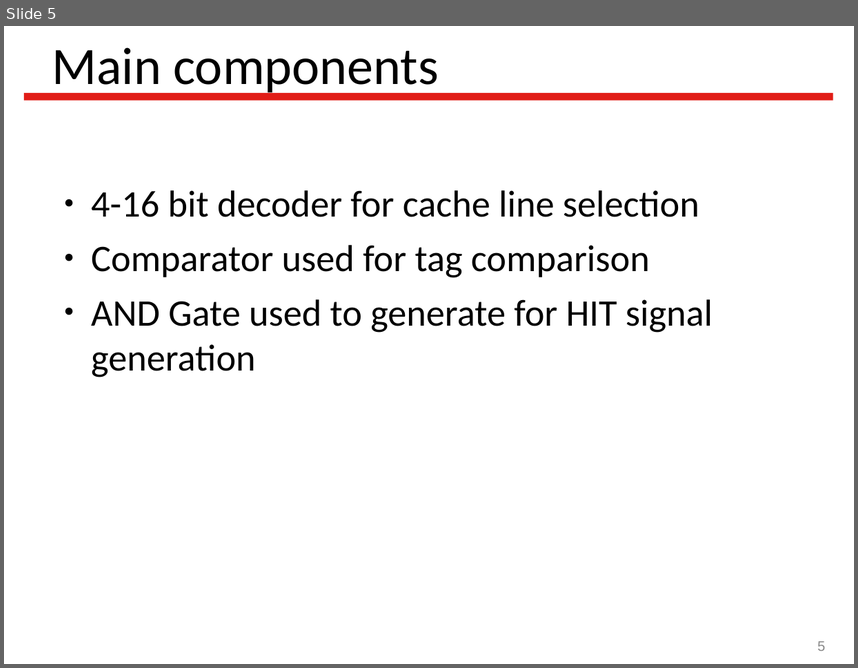
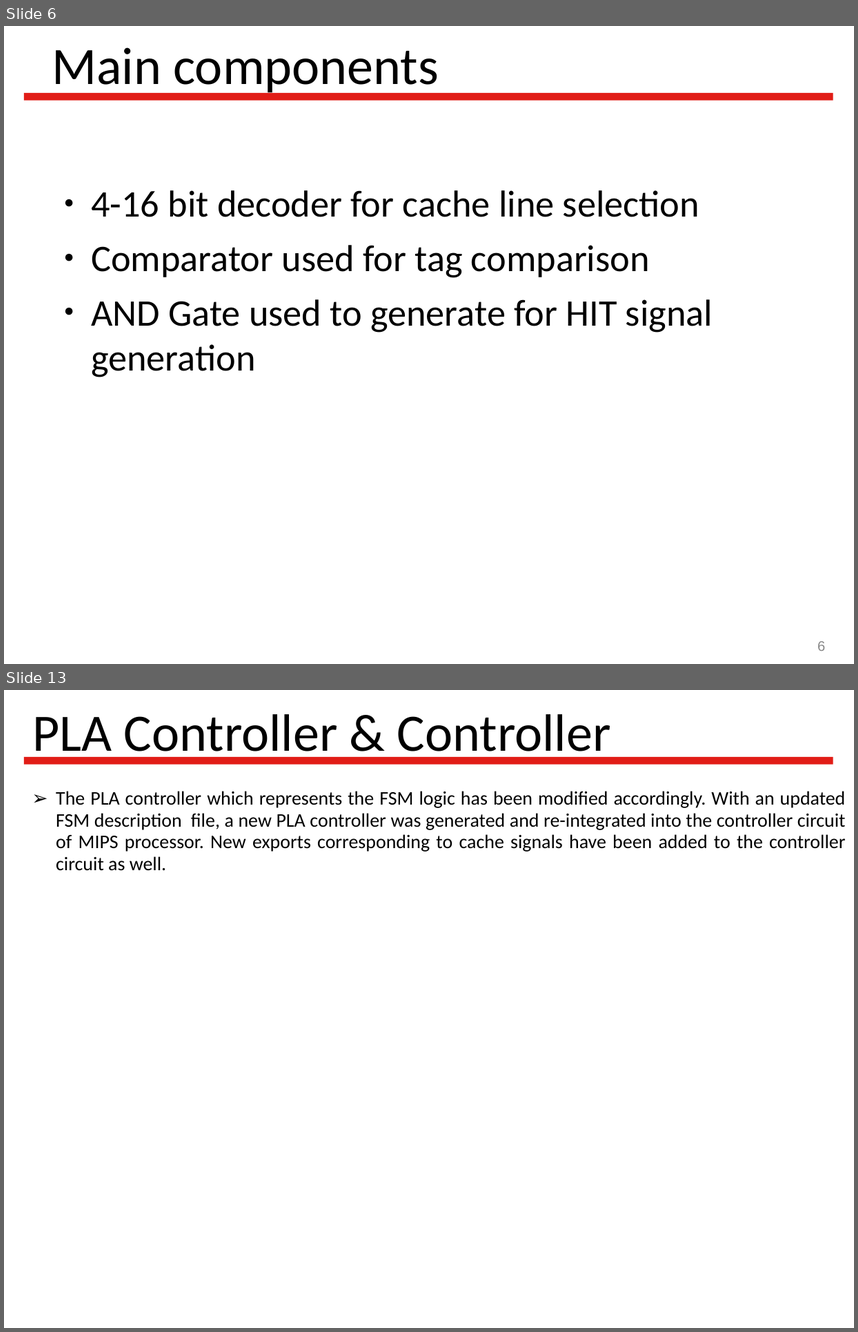
Before and after one commit to Latootoo/ECSE_548, a slide deck: Reports/presentation/Vlsi_project_presentation.ppt. Shown one above the other, each under a label of ours: slide 5 before the commit, slides 6 and 13 after it; the slides between them are not shown. The pictures are 858x668 and 858x1332 pixels, drawn with LibreOffice and Linux fonts; fonts in the diff are those of the drawing; background and template pictures are left out. Boxes give left, top, right and bottom in pixels: in the first picture for what was removed or moved away, otherwise in the second. Text is boxed around its words. In the diff, an @@ line names an element or a change of style, - is before the commit and + after.

```diff
--- a/Reports/presentation/Vlsi_project_presentation.ppt
+++ b/Reports/presentation/Vlsi_project_presentation.ppt
@@ slide 13 added at bbox=[4, 690, 854, 1328], background #FFFFFF; not listed: 1 template element that a slide beside it also shows @@
@@ title added at bbox=[33, 714, 611, 763], 49 pt, text #000000 @@
+PLA Controller & Controller
@@ text added at bbox=[56, 791, 846, 871], 18 pt, text #000000 @@
+➢ The PLA controller which represents the FSM logic has been modified accordingly. With an updated FSM description file, a new PLA controller was generated and re-integrated into the controller circuit of MIPS processor. New exports corresponding to cache signals have been added to the controller circuit as well.
@@ what was slide 5 is now slide 6 @@
@@ page number at bbox=[818, 641, 825, 650]: text changed @@
-5
+6
```
Also in this commit, not shown: 4 slides changed, 12 other slides added, 5 other files.
